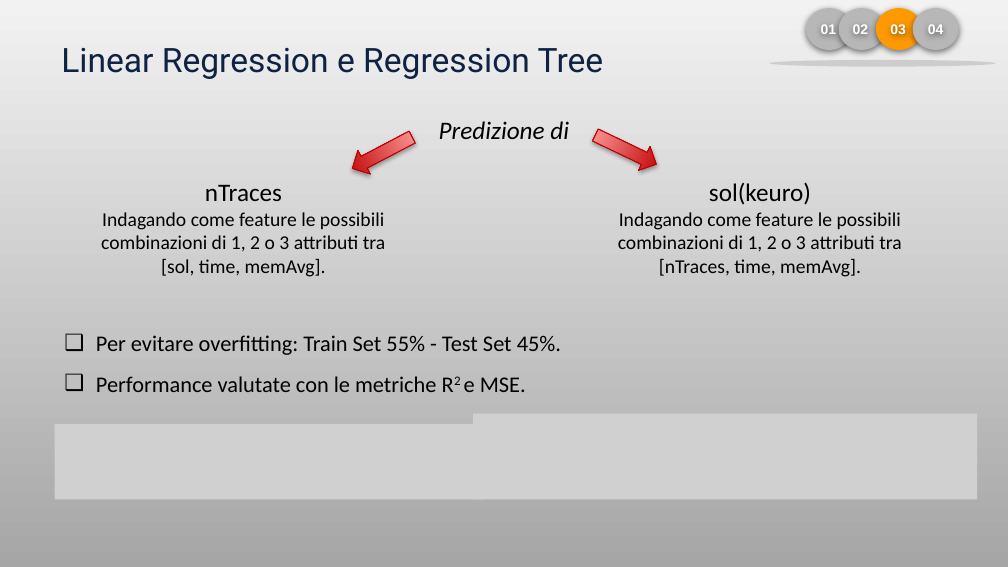
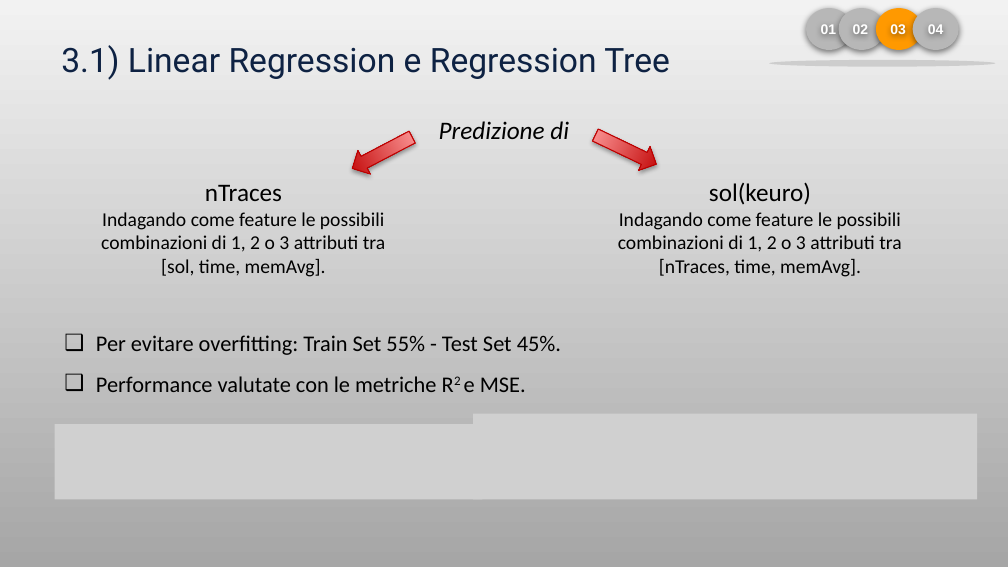
Before and after one commit to LorenzoPiazza/MachineLearning-case-study, a slide deck: slide 9 of Piazza-Presentazione.pptx. Drawn at 1008x567 pixels with LibreOffice and Linux fonts; fonts in the diff are those of the drawing; grey boxes stand for pictures. Boxes give left, top, right and bottom in pixels: in the first picture for what was removed or moved away, otherwise in the second. Text is boxed around its words. In the diff, an @@ line names an element or a change of style, - is before the commit and + after.

```diff
--- a/Piazza-Presentazione.pptx
+++ b/Piazza-Presentazione.pptx
@@ text at <box>61,45,670,80</box>: text changed @@
-Linear Regression e Regression Tree
+3.1) Linear Regression e Regression Tree
```
Also in this commit, not shown: 7 other slides changed, 2 slides added, 3 other files.
